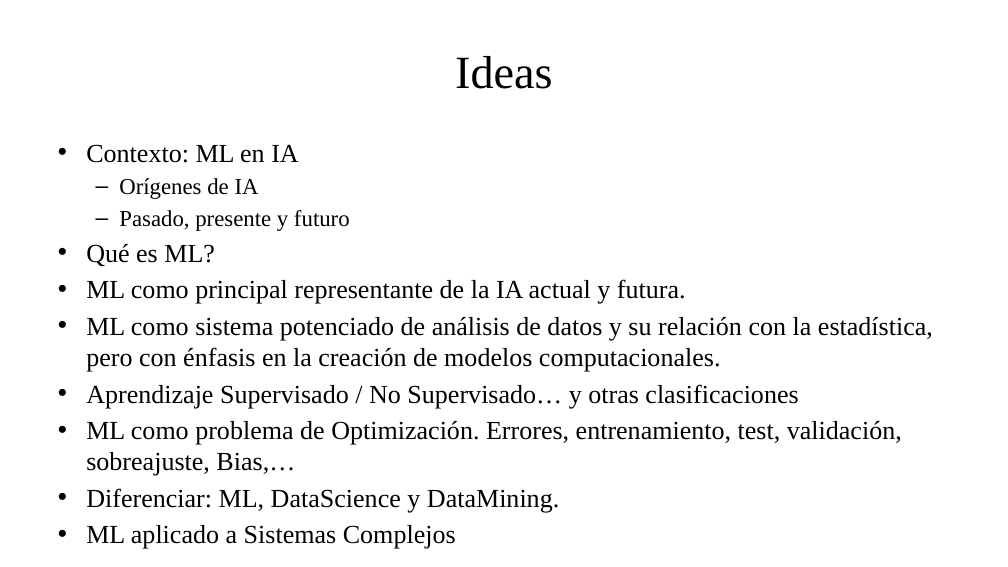
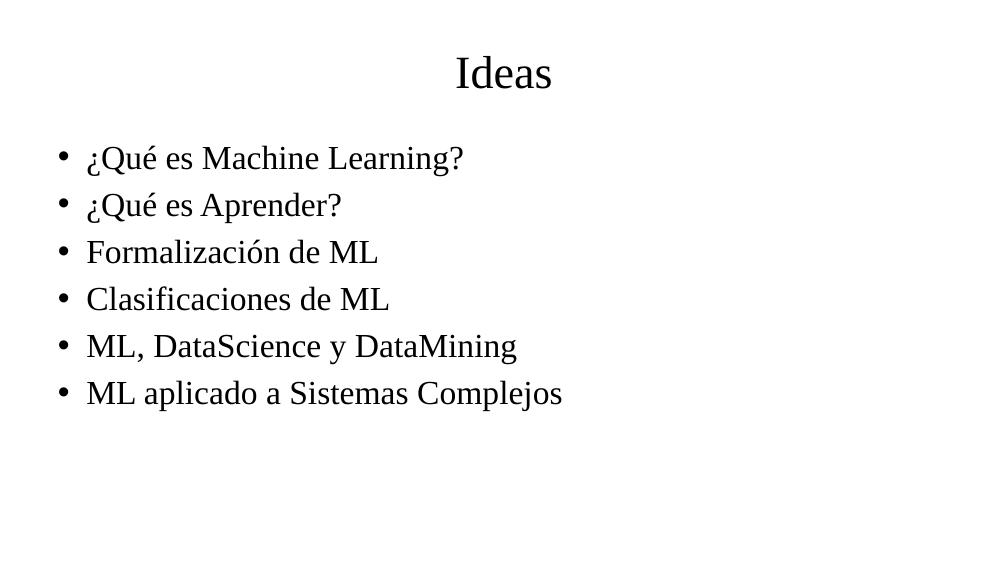
Before and after one commit to fsancho/Modelado-Analisis-Complejidad, a slide deck: slide 2 of Bloque IV. ML/IV.1. Introducción ML.pptx. Drawn at 1008x567 pixels with LibreOffice and Linux fonts; fonts in the diff are those of the drawing. Boxes give left, top, right and bottom in pixels: in the first picture for what was removed or moved away, otherwise in the second. Text is boxed around its words. In the diff, an @@ line names an element or a change of style, - is before the commit and + after.

Commit message:
Actualización

```diff
--- a/Bloque IV. ML/IV.1. Introducción ML.pptx
+++ b/Bloque IV. ML/IV.1. Introducción ML.pptx
@@ text at [86, 145, 517, 364]: text changed; size 24.8 to 32 pt @@
-• Contexto: ML en IA
-  – Orígenes de IA
-  – Pasado, presente y futuro
-• Qué es ML?
-• ML como principal representante de la IA actual y futura.
-• ML como sistema potenciado de análisis de datos y su relación con la estadística, pero con énfasis en la creación de modelos computacionales.
-• Aprendizaje Supervisado / No Supervisado… y otras clasificaciones
-• ML como problema de Optimización. Errores, entrenamiento, test, validación, sobreajuste, Bias,…
-• Diferenciar: ML, DataScience y DataMining.
+• ¿Qué es Machine Learning?
+• ¿Qué es Aprender?
+• Formalización de ML
+• Clasificaciones de ML
+• ML, DataScience y DataMining
@@ text at [86, 380, 563, 411]: size 24.8 to 32 pt in "ML aplicado a Sistemas Complejos"; more space between paragraphs @@
```
Also in this commit, not shown: 1 other file.
